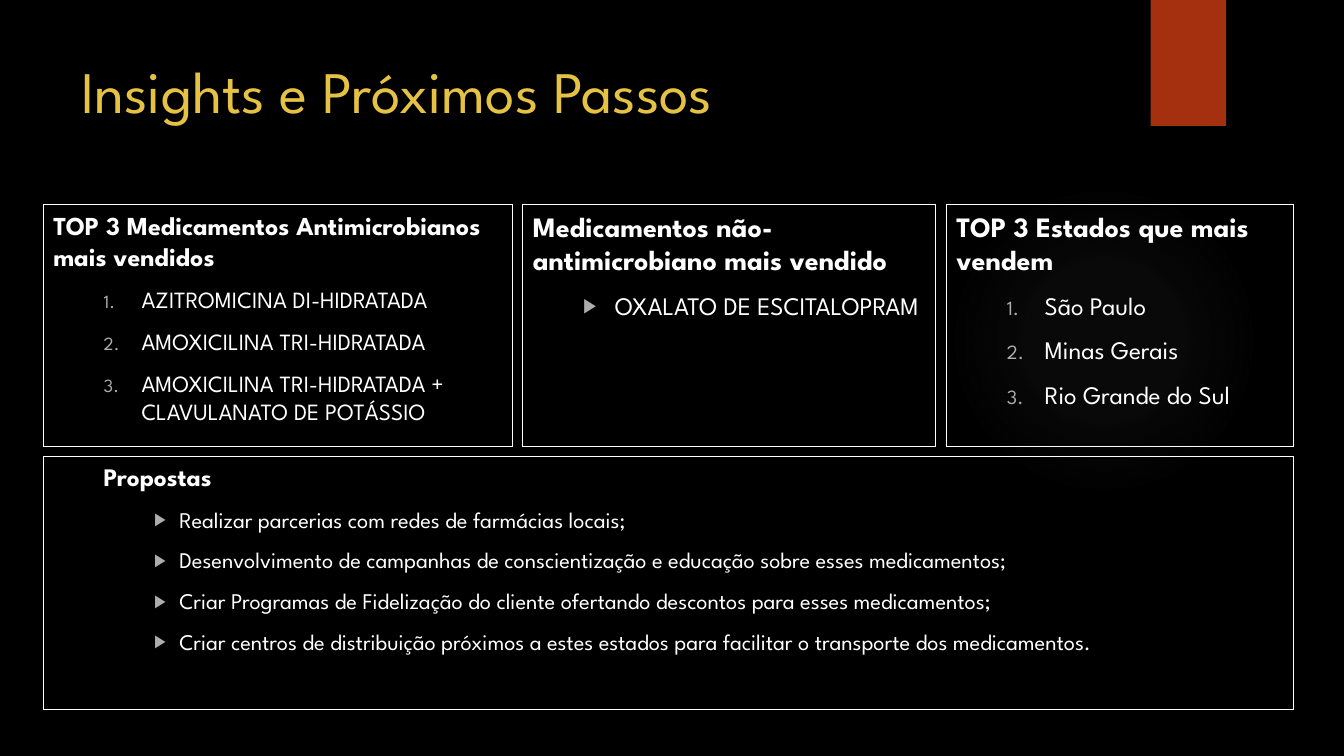
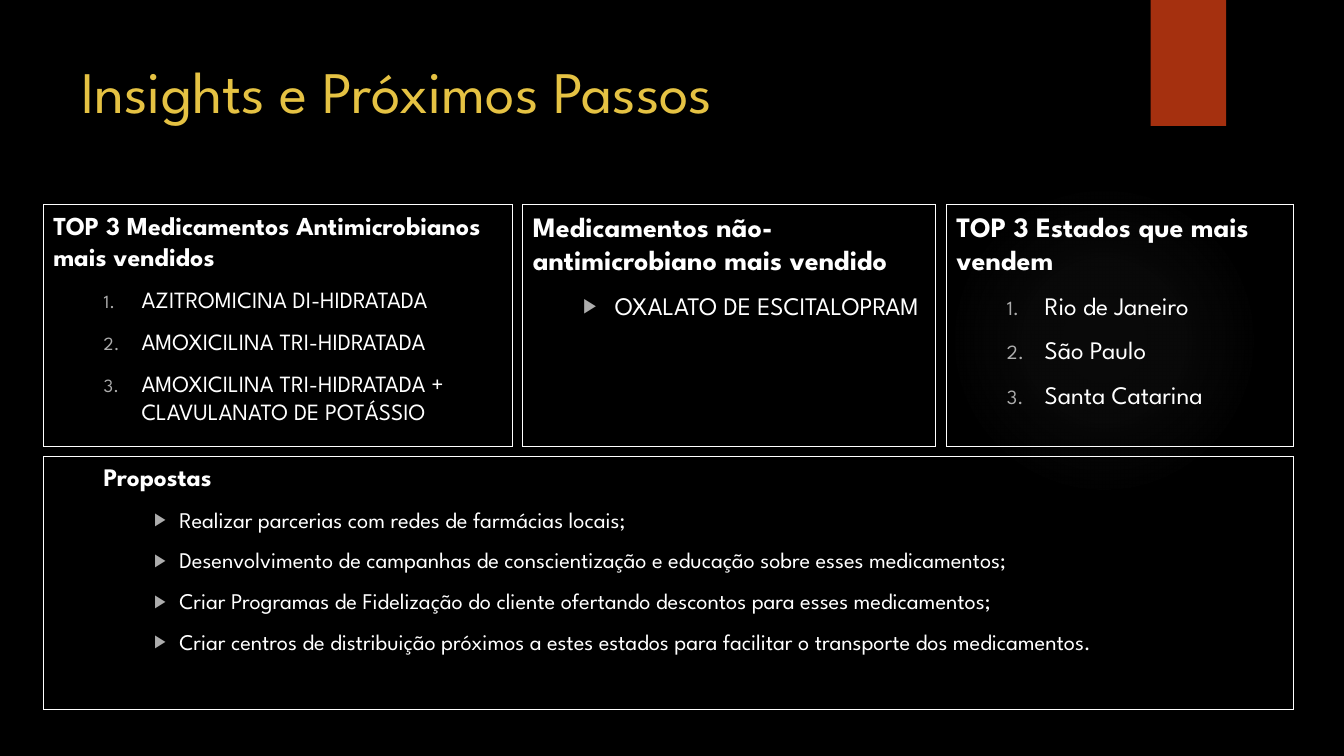
Before and after one commit to liliansom/med_ind, a slide deck: slide 5 of Analise de Vendas Farmaceuticas.pptx. Drawn at 1344x756 pixels with LibreOffice and Linux fonts; fonts in the diff are those of the drawing; background and template pictures are left out. Boxes give left, top, right and bottom in pixels: in the first picture for what was removed or moved away, otherwise in the second. Text is boxed around its words. In the diff, an @@ line names an element or a change of style, - is before the commit and + after.

```diff
--- a/Analise de Vendas Farmaceuticas.pptx
+++ b/Analise de Vendas Farmaceuticas.pptx
@@ text in rectangle at <box>1045,297,1188,316</box>: paragraph added @@
+  1. Rio de Janeiro
@@ text in rectangle at <box>1045,387,1203,405</box>: text changed @@
-  2. Minas Gerais
-  3. Rio Grande do Sul
+  3. Santa Catarina
```
Also in this commit, not shown: 3 other slides changed, 1 other file.
